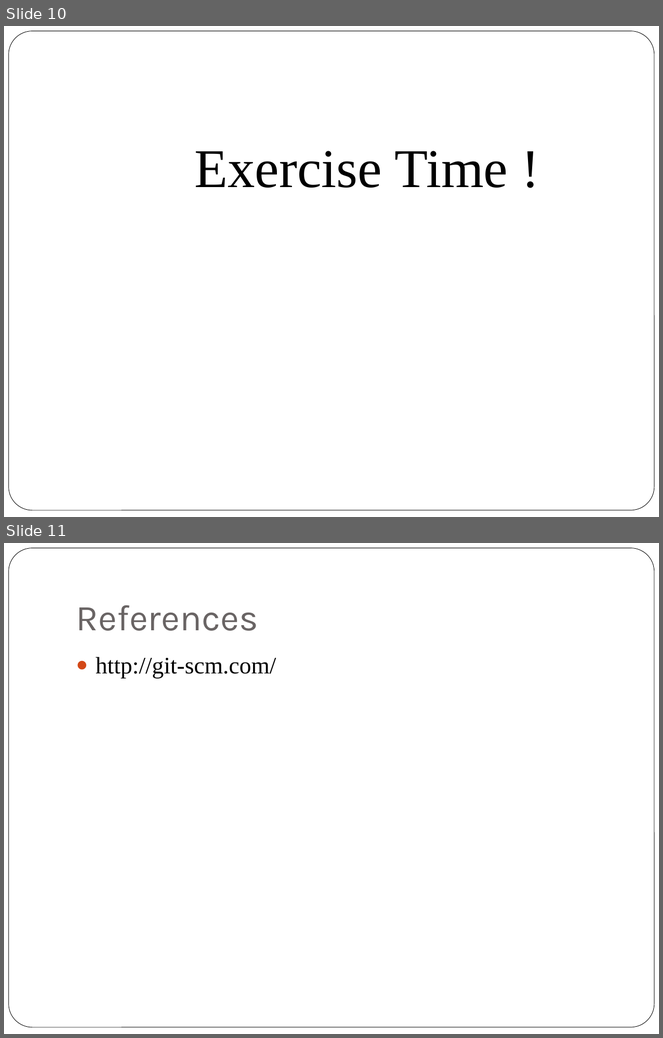
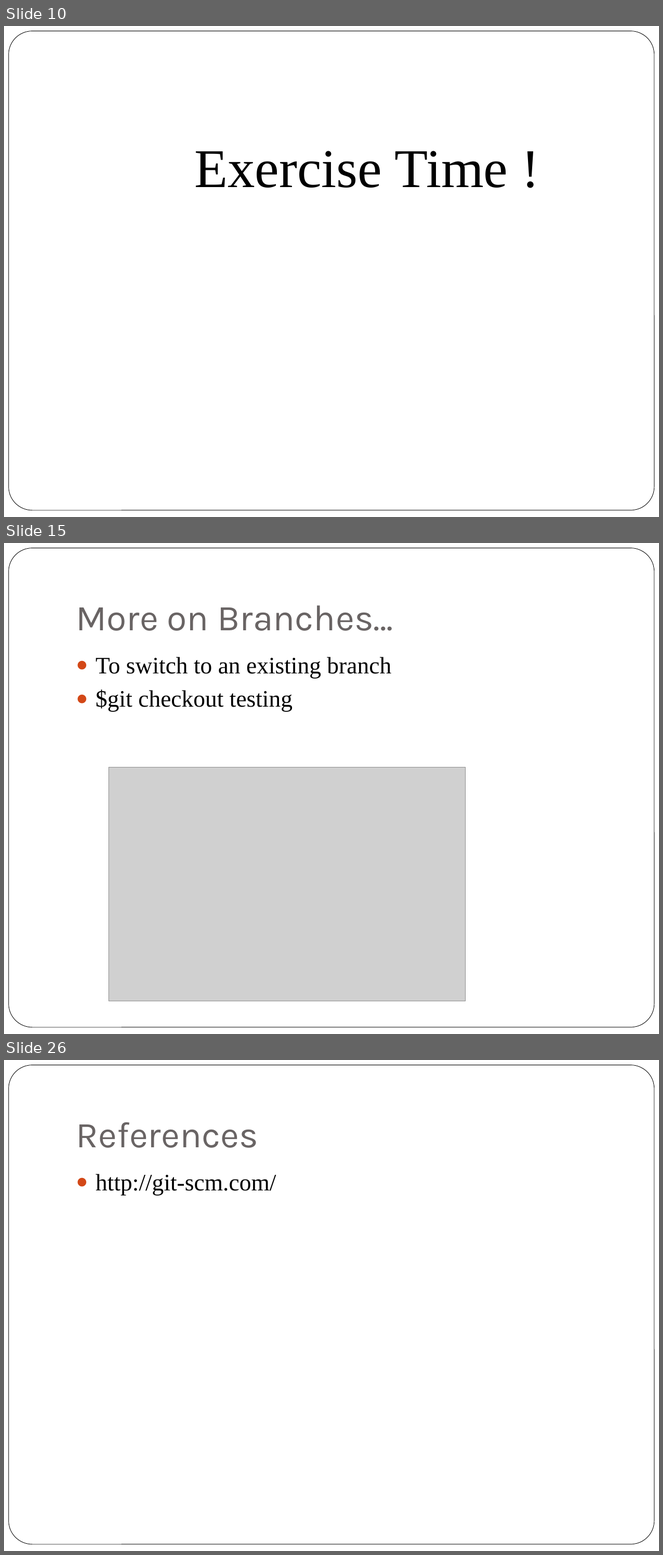
Before and after one commit to sowjumn/GITWWC, a slide deck: GIT.pptx. Shown one above the other, each under a label of ours: slides 10 and 11 before the commit, slides 10, 15 and 26 after it; the slides between them are not shown. The pictures are 663x1038 and 663x1555 pixels, drawn with LibreOffice and Linux fonts; fonts in the diff are those of the drawing; grey boxes stand for pictures. Boxes give left, top, right and bottom in pixels: in the first picture for what was removed or moved away, otherwise in the second. Text is boxed around its words. In the diff, an @@ line names an element or a change of style, - is before the commit and + after.

Commit message:
updated PPT with branches and rebasing

```diff
--- a/GIT.pptx
+++ b/GIT.pptx
@@ slide 15 added at (x1=4, y1=543, x2=659, y2=1034), background #FFFFFF; not listed: 1 template element that a slide beside it also shows @@
@@ title added at (x1=76, y1=605, x2=393, y2=631), 40 pt, text #696464 @@
+More on Branches…
@@ text added at (x1=96, y1=657, x2=391, y2=711), 26 pt, text #000000 @@
+● To switch to an existing branch
+● $git checkout testing
@@ picture added at (x1=109, y1=768, x2=465, y2=1002) @@
@@ what was slide 11 is now slide 26 @@
```
Also in this commit, not shown: 1 slide changed, 14 other slides added.
